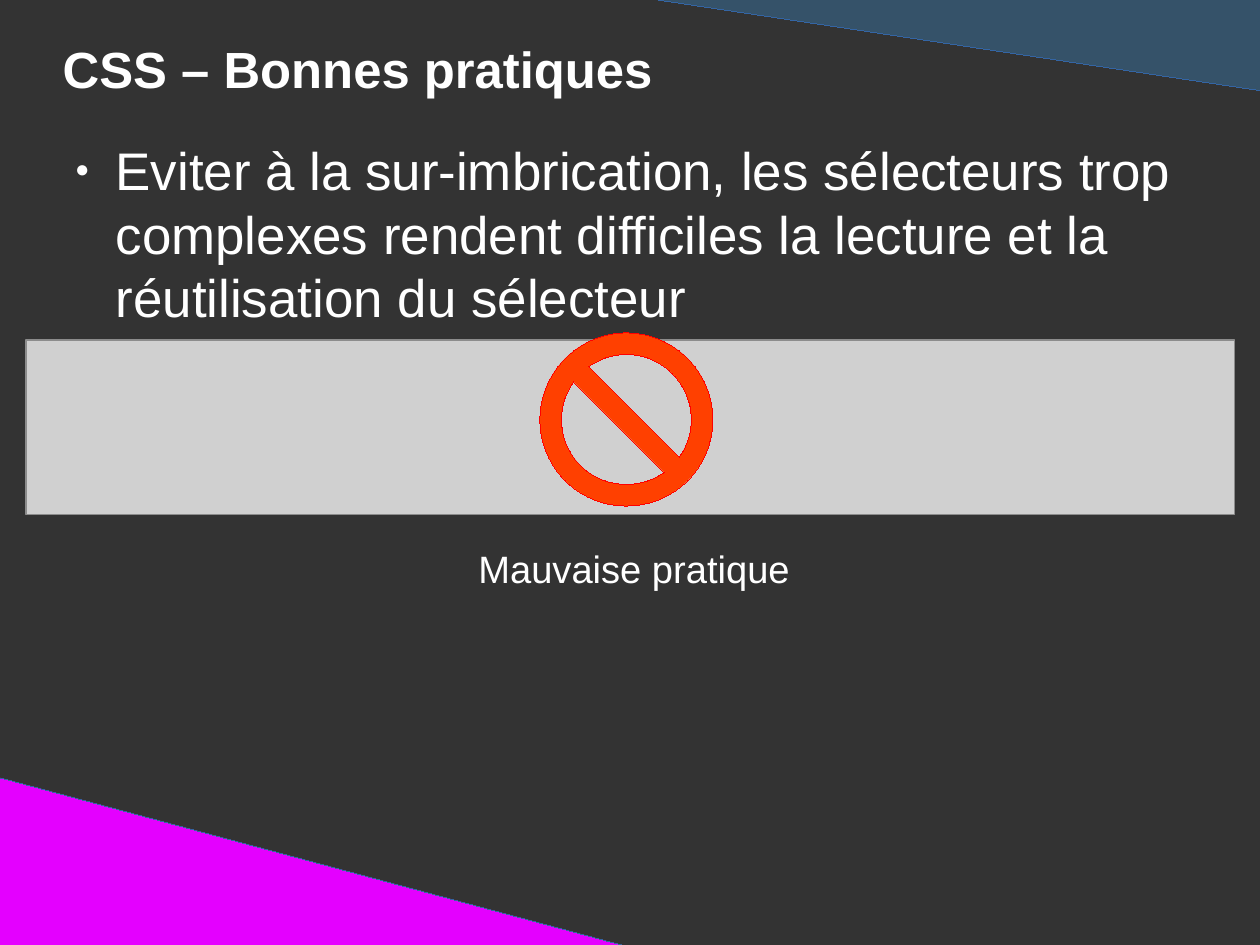
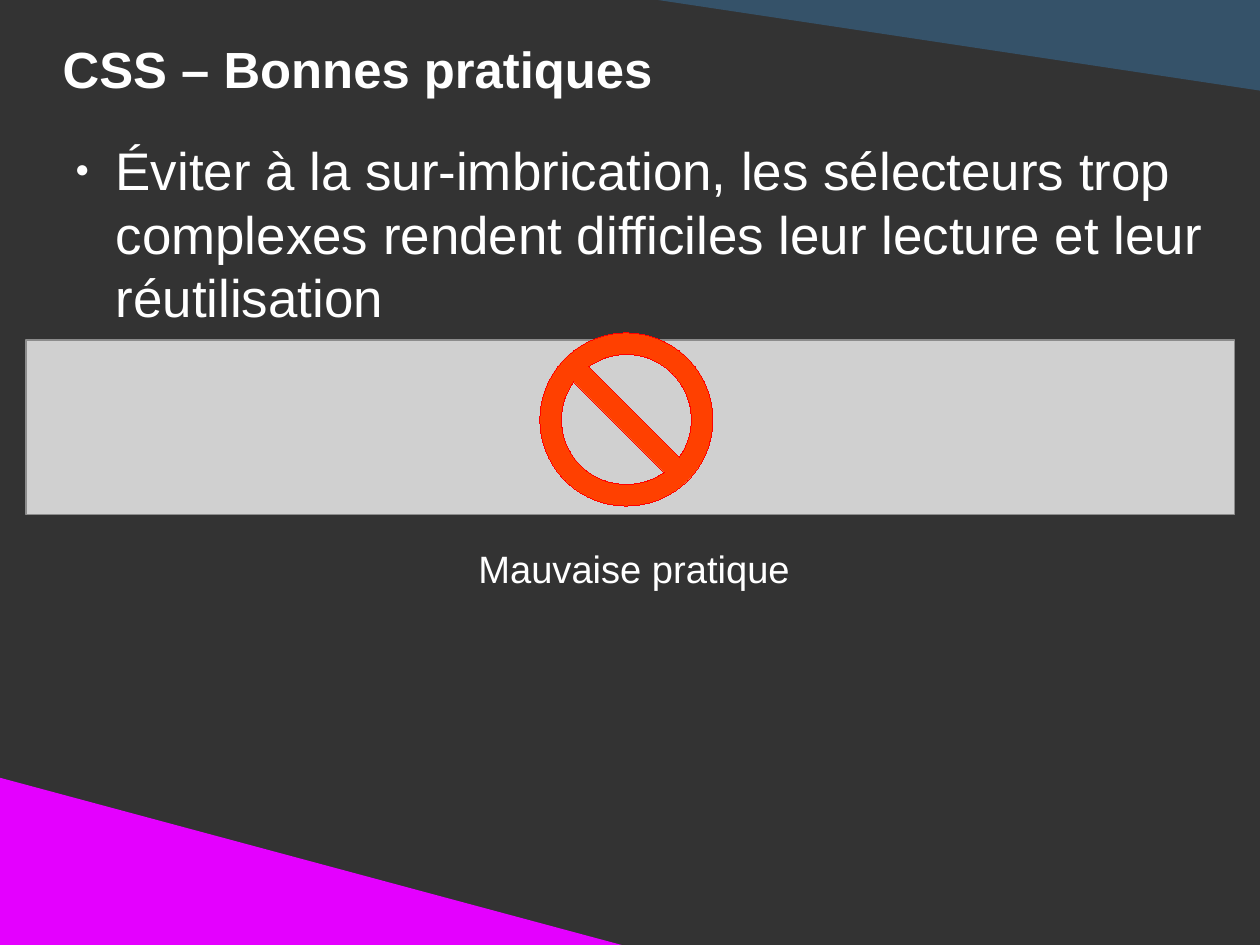
Before and after one commit to DanYellow/presentations, a slide deck: slide 12 of mmi/html/bonnes-pratiques/presentation.odp (slide 11 before the commit). Drawn at 1260x945 pixels with LibreOffice and Linux fonts; fonts in the diff are those of the drawing; grey boxes stand for pictures. Boxes give left, top, right and bottom in pixels: in the first picture for what was removed or moved away, otherwise in the second. Text is boxed around its words. In the diff, an @@ line names an element or a change of style, - is before the commit and + after.

```diff
--- a/mmi/html/bonnes-pratiques/presentation.odp
+++ b/mmi/html/bonnes-pratiques/presentation.odp
@@ right triangle at bbox=[613, 0, 1260, 91]: outline #3465A4 0 pt to none @@
@@ text at bbox=[116, 148, 1202, 318]: text changed @@
-● Eviter à la sur-imbrication, les sélecteurs trop complexes rendent difficiles la lecture et la réutilisation du sélecteur
+● Éviter à la sur-imbrication, les sélecteurs trop complexes rendent difficiles leur lecture et leur réutilisation
@@ right triangle at bbox=[0, 777, 652, 945]: outline #3465A4 0 pt to none @@
```
Also in this commit, not shown: 1 other slide changed, 3 slides added, 6 other files.
